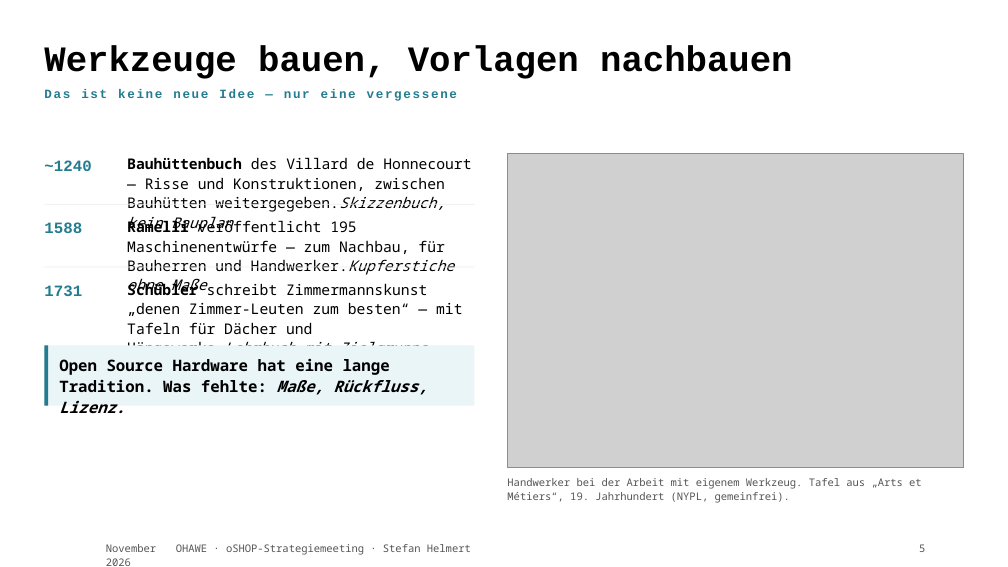
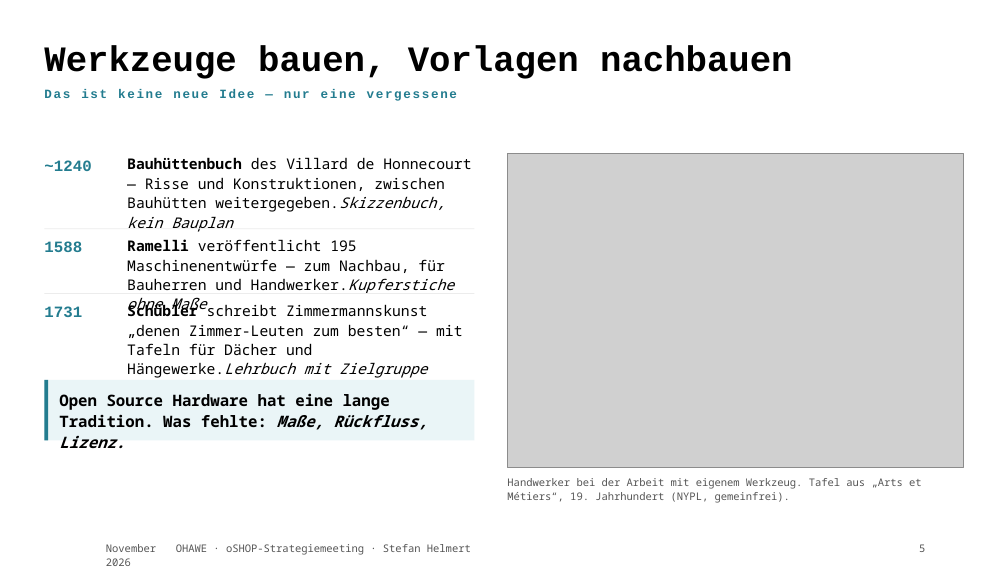
Before and after one commit to TheTesla/slides-oshop-strategieemeeting-ohawe, a slide deck: slide 5 of ohawe-strategie.pptx. Drawn at 1008x567 pixels with LibreOffice and Linux fonts; fonts in the diff are those of the drawing; grey boxes stand for pictures; background and template pictures are left out. Boxes give left, top, right and bottom in pixels: in the first picture for what was removed or moved away, otherwise in the second. Text is boxed around its words. In the diff, an @@ line names an element or a change of style, - is before the commit and + after.

Commit message:
Zeilenabstände auf Folie 4 und 5 aus dem Text berechnet
Die Trennstriche saßen auf festen Offsets und lagen bei mehrzeiligen Einträgen
im Text. Jetzt wird die Zeilenhöhe je Eintrag aus Schriftgrad und Umbruch
berechnet, Strich und Abstand folgen darunter. Gemessen: Striche bei 274/339
(Folie 4) und 290/372 (Folie 5), jeweils zwischen den Blöcken, kein Kontakt.

```diff
--- a/ohawe-strategie.pptx
+++ b/ohawe-strategie.pptx
@@ text "1588": place and size @@
-text "1588" at (44,222,82,233)
+text "1588" at (44,241,82,252)
@@ rectangle: place and size @@
-rectangle at (45,204,475,205)
+rectangle at (45,228,475,229)
@@ text "Ramelli veröffentlicht 195 Maschinenentwürfe — ..." rewrapped from (127,219,454,275) to (127,239,454,314) @@
@@ rectangle: place and size @@
-rectangle at (45,267,475,268)
+rectangle at (45,293,475,294)
@@ text "1731": place and size @@
-text "1731" at (44,285,82,296)
+text "1731" at (44,306,82,317)
@@ text "Schübler schreibt Zimmermannskunst „denen Zimmer-Leuten ..." rewrapped from (127,283,462,371) to (127,303,462,399) @@
@@ 2 rectangles, 1 text: place and size @@
-2 rectangles, 1 text at (45,346,475,406)
+2 rectangles, 1 text at (45,380,475,441)
```
Also in this commit, not shown: 1 other slide changed, 1 other file.
